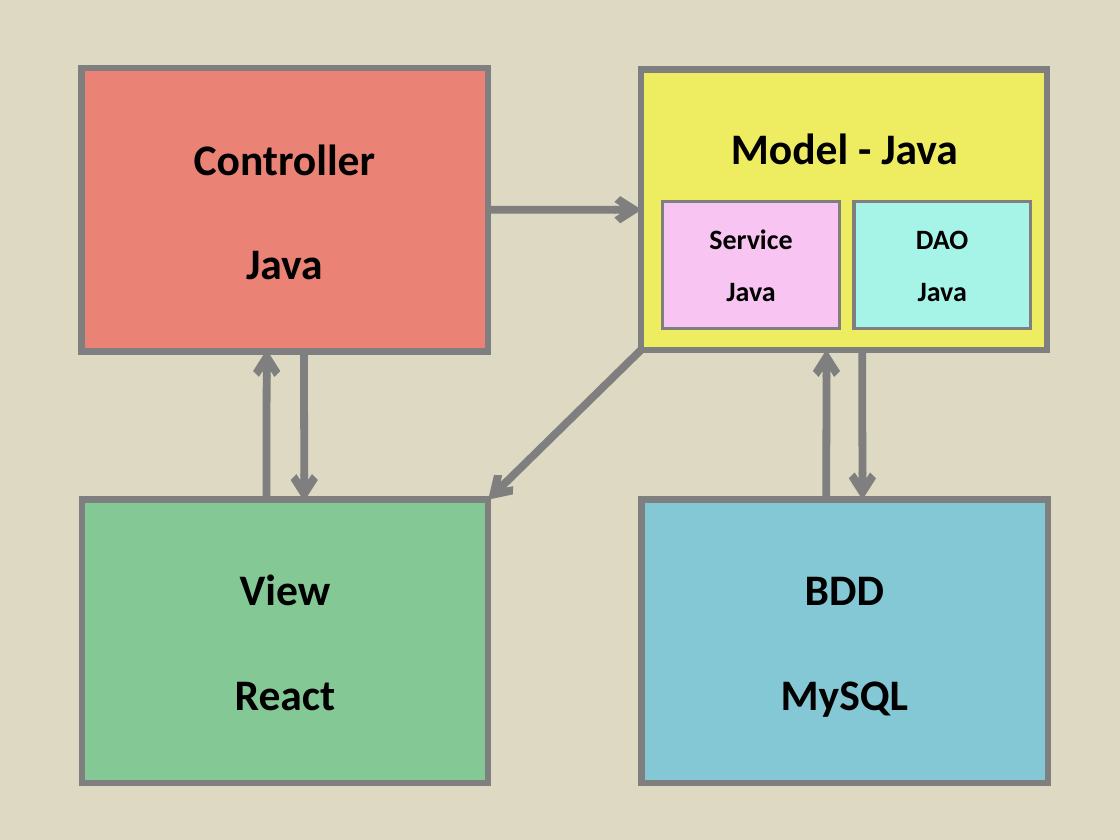
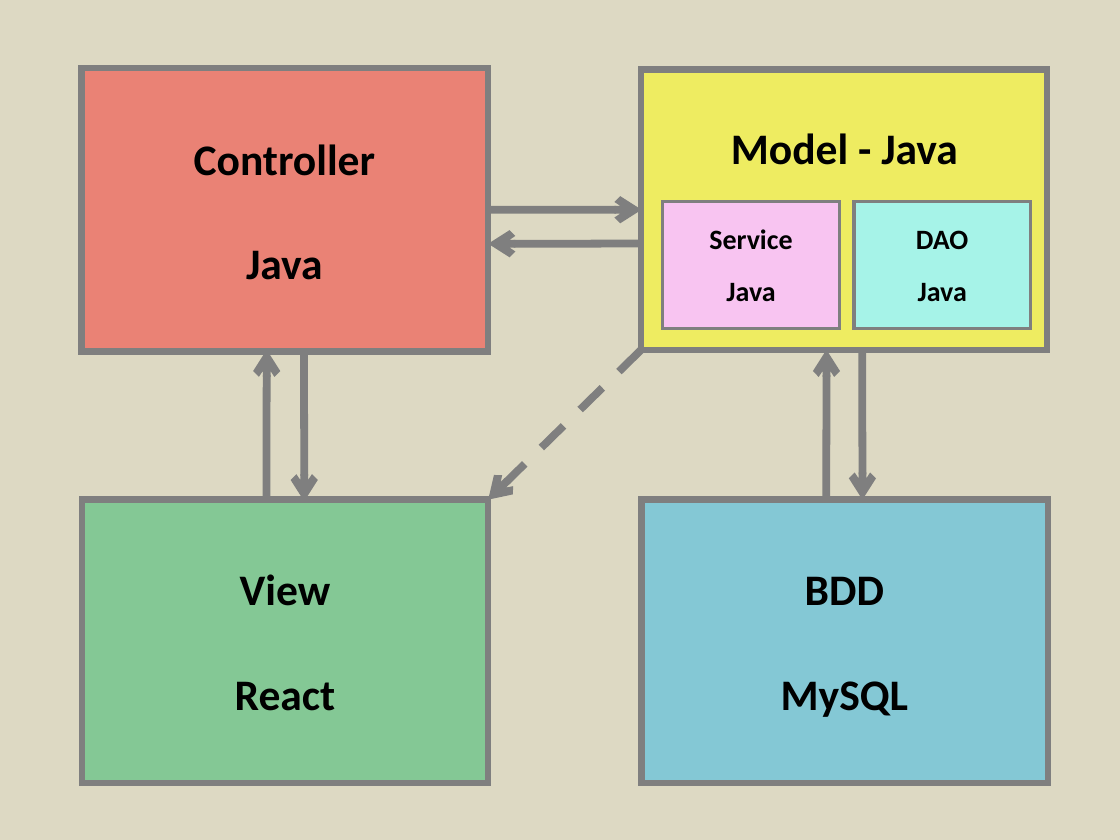
Before and after one commit to gestionsAbsences/gestionAbsences, a slide deck: slide 1 of Projet/Dossier/Fred/MVC.ppt. Drawn at 1120x840 pixels with LibreOffice and Linux fonts; fonts in the diff are those of the drawing. Boxes give left, top, right and bottom in pixels: in the first picture for what was removed or moved away, otherwise in the second. Text is boxed around its words. In the diff, an @@ line names an element or a change of style, - is before the commit and + after.

```diff
--- a/Projet/Dossier/Fred/MVC.ppt
+++ b/Projet/Dossier/Fred/MVC.ppt
@@ arrow added from (641, 243) to (488, 244), #7F7F7F 4.99 pt @@
@@ arrow (641, 349) - (488, 500): stroke #7F7F7F 4.99 pt to #7F7F7F 4.99 pt dashed @@
```
Also in this commit, not shown: 18 other files.
